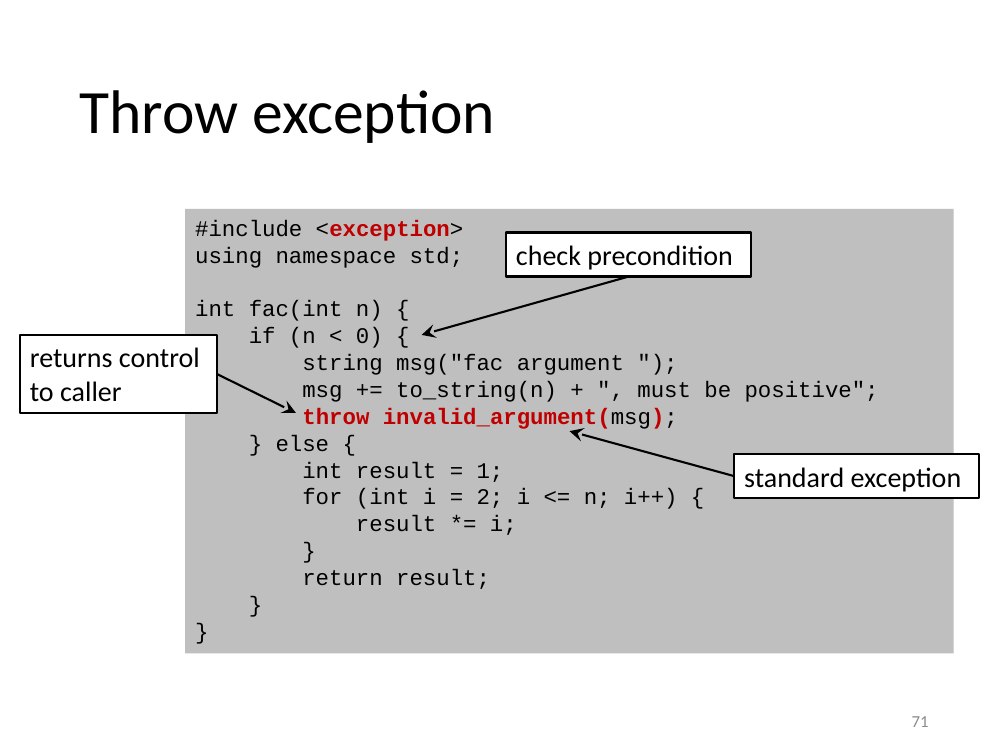
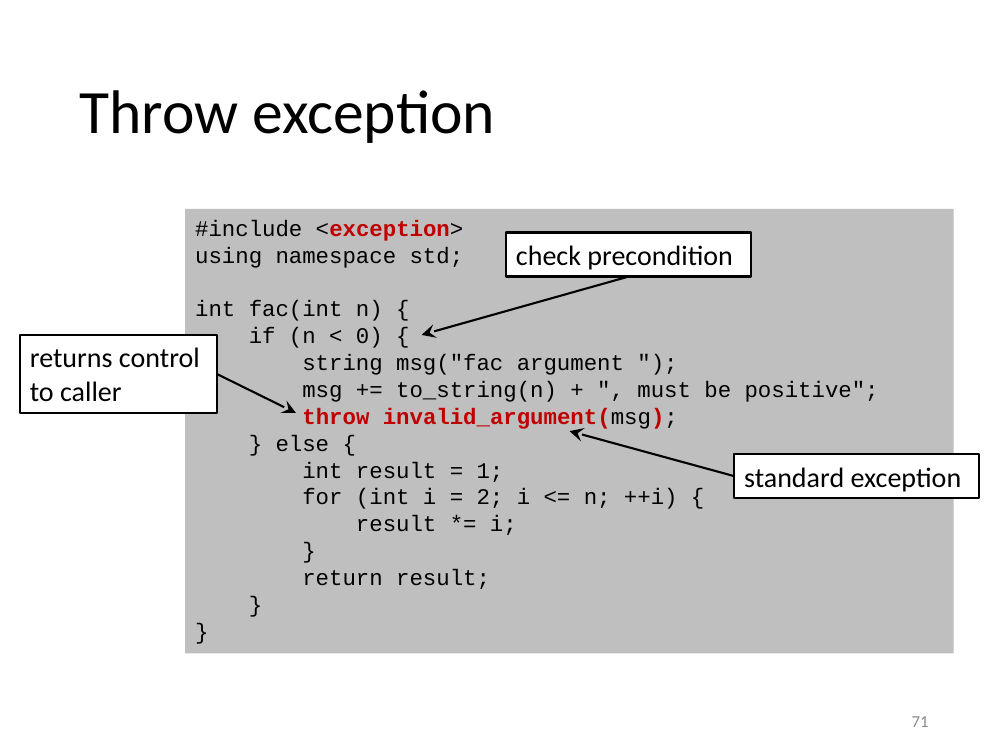
Before and after one commit to gjbex/training-material, a slide deck: slide 71 of CPlusPlus/scientific_cpp.pptx. Drawn at 1008x756 pixels with LibreOffice and Linux fonts; fonts in the diff are those of the drawing. Boxes give left, top, right and bottom in pixels: in the first picture for what was removed or moved away, otherwise in the second. Text is boxed around its words. In the diff, an @@ line names an element or a change of style, - is before the commit and + after.

```diff
--- a/CPlusPlus/scientific_cpp.pptx
+++ b/CPlusPlus/scientific_cpp.pptx
@@ text in rectangle at (302,488,678,509): text changed @@
-for (int i = 2; i <= n; i++) {
+for (int i = 2; i <= n; ++i) {
```
Also in this commit, not shown: 17 other slides changed.
